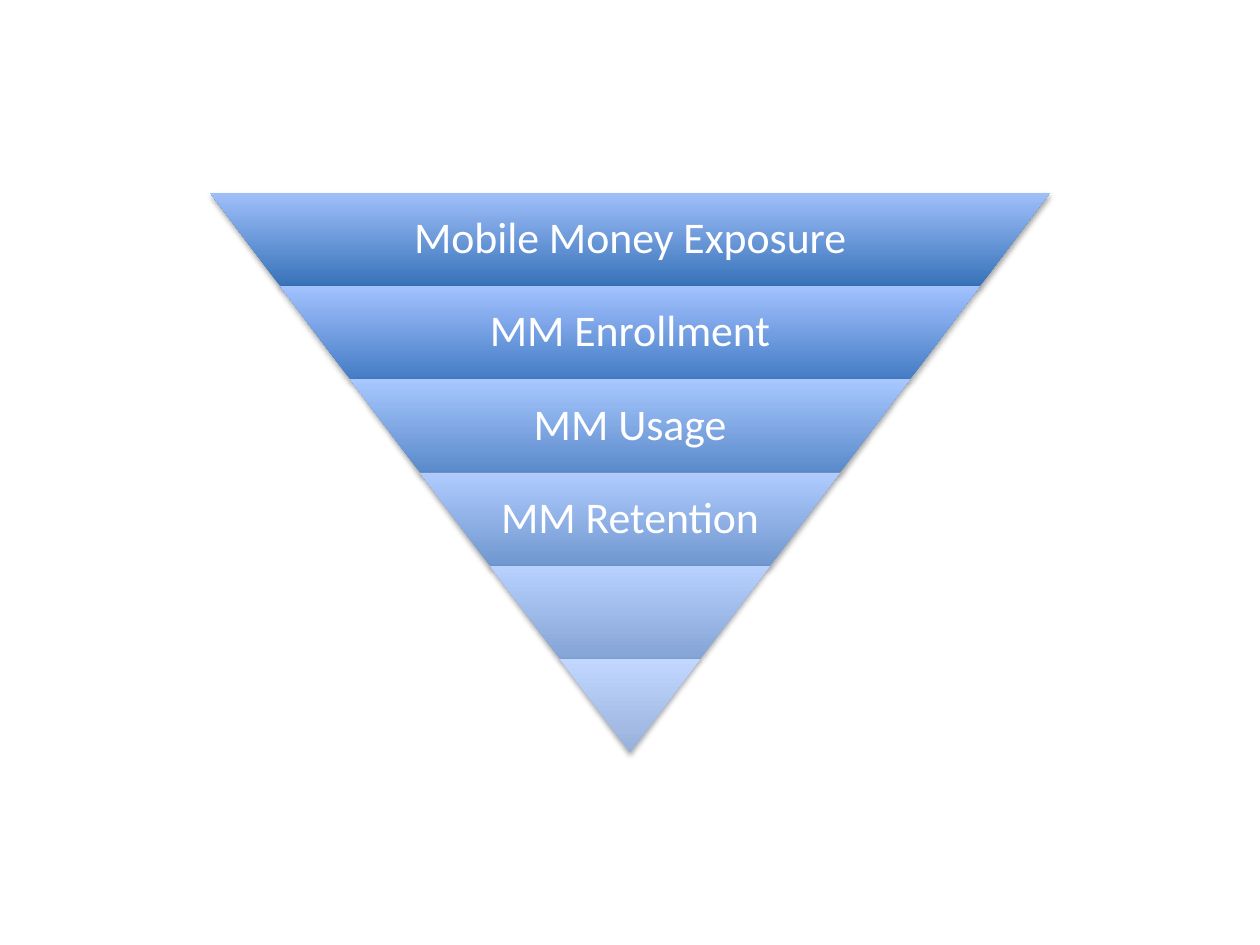
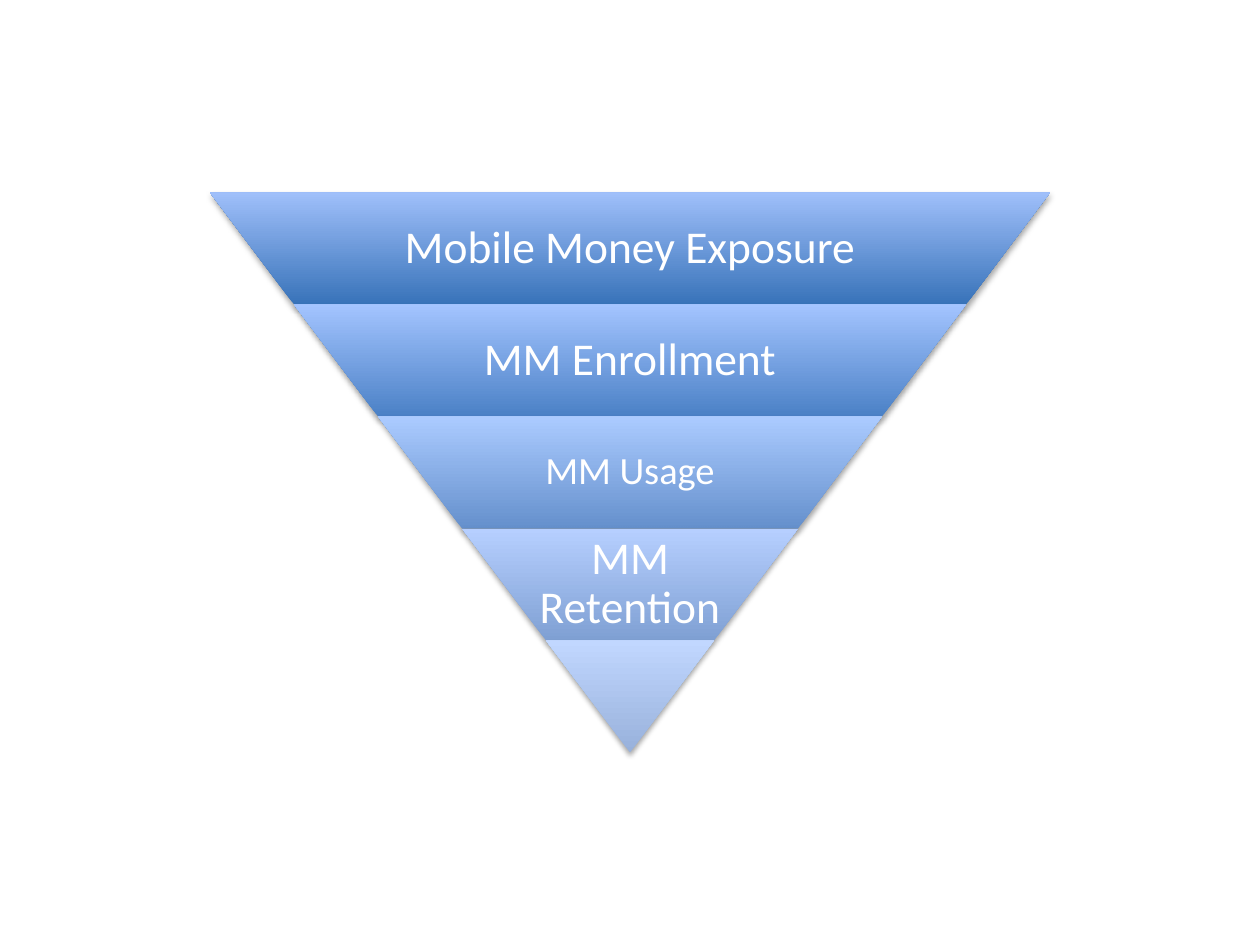
Before and after one commit to cturner500/DoPLER, a slide deck: slide 1 of manuscript_graphics.pptx. Drawn at 1260x945 pixels with LibreOffice and Linux fonts; fonts in the diff are those of the drawing. Boxes give left, top, right and bottom in pixels: in the first picture for what was removed or moved away, otherwise in the second. Text is boxed around its words. In the diff, an @@ line names an element or a change of style, - is before the commit and + after.

```diff
--- a/manuscript_graphics.pptx
+++ b/manuscript_graphics.pptx
@@ trapezoid: place and size @@
-trapezoid at (210, 193, 1051, 286)
+trapezoid at (210, 193, 1051, 305)
@@ trapezoid: place and size @@
-trapezoid at (280, 286, 980, 379)
+trapezoid at (294, 305, 965, 417)
@@ trapezoid at (294, 305, 965, 417): fill gradient #487FC6 to #A3C3FF to gradient #4D82C7 to #A5C4FF @@
@@ text "MM Enrollment": place and size @@
-text "MM Enrollment" at (490, 315, 770, 346)
+text "MM Enrollment" at (484, 343, 776, 375)
@@ trapezoid: place and size @@
-trapezoid at (350, 379, 910, 472)
+trapezoid at (378, 417, 882, 529)
@@ trapezoid at (378, 417, 882, 529): fill gradient #5D8BCB to #AAC7FF to gradient #6791CD to #ADCAFF @@
@@ text "MM Usage": place and size @@
-text "MM Usage" at (534, 412, 726, 448)
+text "MM Usage" at (545, 459, 715, 491)
@@ text "MM Usage" at (545, 459, 715, 491): size 25 to 22 pt; less space between paragraphs @@
@@ trapezoid removed at (420, 472, 839, 566) @@
@@ trapezoid: place and size @@
-trapezoid at (490, 566, 770, 659)
+trapezoid at (462, 528, 799, 640)
@@ trapezoid at (462, 528, 799, 640): fill gradient #86A5D5 to #B9D2FF to gradient #81A2D4 to #B7D0FF @@
@@ size 25 to 26 pt in 3 elements at (405, 231, 854, 270), (484, 343, 776, 375), (540, 545, 720, 623) @@
@@ text "MM Retention": place and size @@
-text "MM Retention" at (501, 503, 759, 533)
+text "MM Retention" at (540, 545, 720, 623)
@@ trapezoid: place and size @@
-trapezoid at (559, 659, 699, 752)
+trapezoid at (546, 640, 713, 752)
```
Also in this commit, not shown: 2 slides added.
